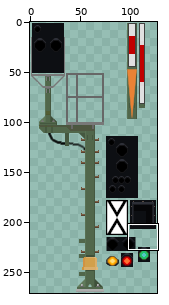
Sprite sheet -- images/ks.png. The picture above shows the old version from afar; the outline marks the close-up.
Close-up. Before the edit:
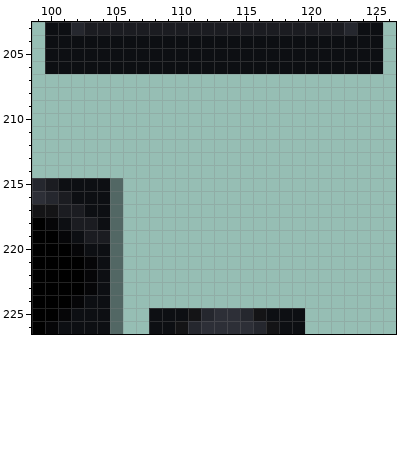
The file is 118x271 pixels. Pixels under 10% opacity are left out. Colours within 5 levels of each other are drawn and written as one. Shown: x 99..126, y 203..226. The old version is drawn lined up with the new one. The commit also changed other parts of the picture, which this record leaves out.
New version:
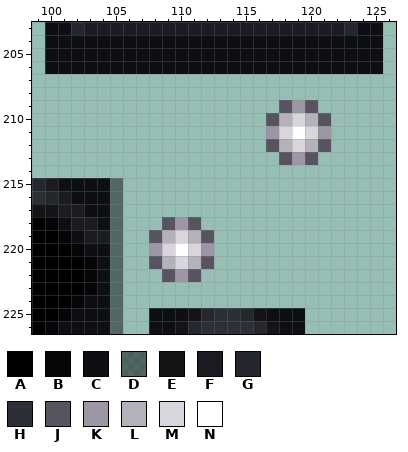
Palette (. is transparent): A #000000  B #060608  C #0d0f13  D #0e101480  E #141416  F #1b1c21  G #25272e  H #2d2f37  J #585361  K #9d97a5  L #b5b1bb  M #d8d6dc  N #ffffff
The edit:
canvas 118x271 -> 127x271; drawings rearranged on the sheet (the old picture shows each at its new place)
Changed rows in their new state; - is an unchanged pixel.
first column x 117:
209 -JKJ-
210 JLMLJ
211 KMNMK
212 JLMLJ
213 -JKJ-
first column x 108:
218 -JKJ-
219 JLMLJ
220 KMNMK
221 JLMLJ
222 -JKJ-
